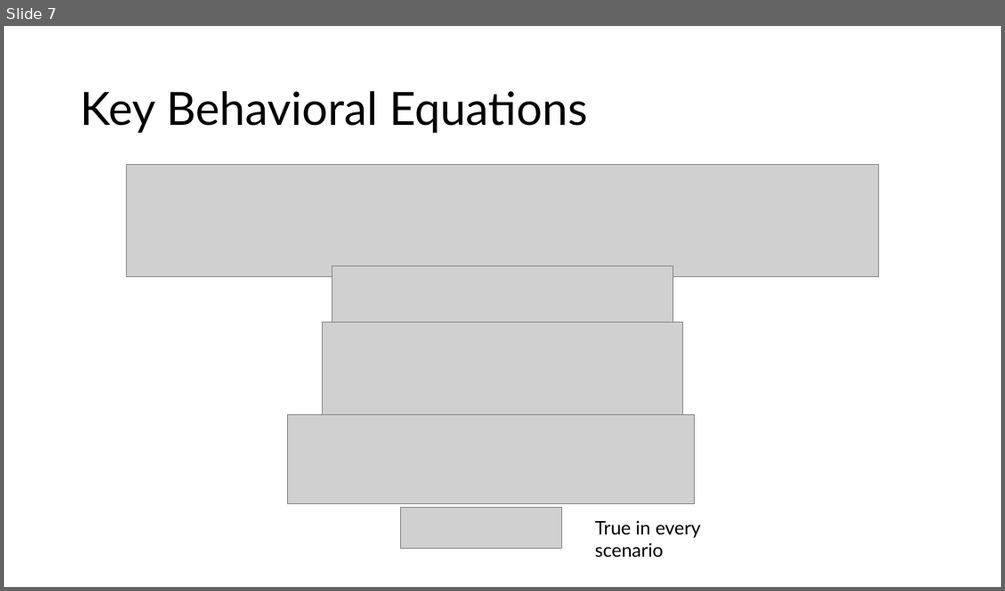
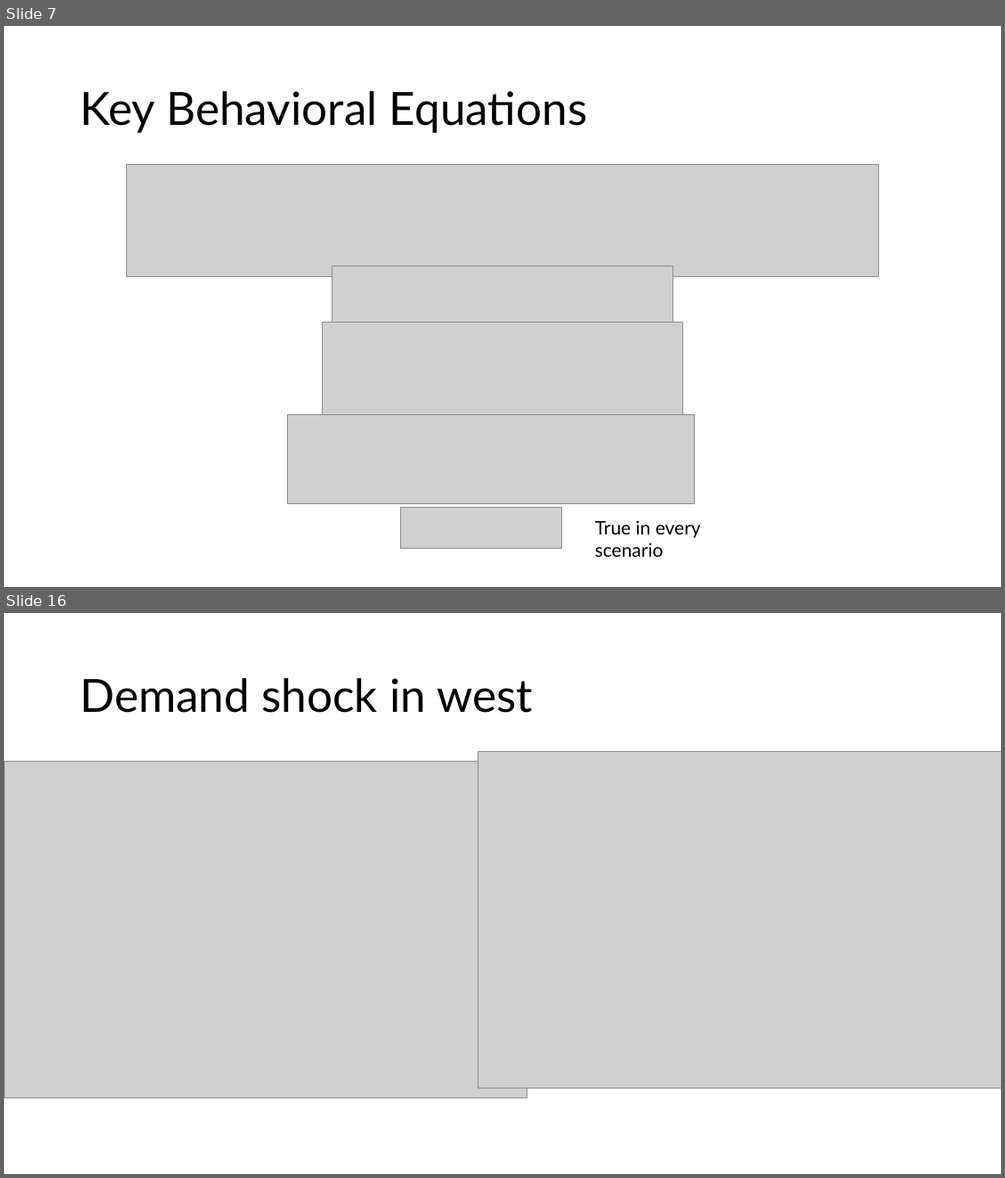
Before and after one commit to xcnecon/sfc, a slide deck: FinalPre.pptx. Shown one above the other, each under a label of ours: slide 7 before the commit, slides 7 and 16 after it; the slides between them are not shown. The pictures are 1005x591 and 1005x1178 pixels, drawn with LibreOffice and Linux fonts; fonts in the diff are those of the drawing; grey boxes stand for pictures. Boxes give left, top, right and bottom in pixels: in the first picture for what was removed or moved away, otherwise in the second. Text is boxed around its words. In the diff, an @@ line names an element or a change of style, - is before the commit and + after.

```diff
--- a/FinalPre.pptx
+++ b/FinalPre.pptx
@@ slide 16 added at (x1=4, y1=613, x2=1001, y2=1174), background #FFFFFF @@
@@ title added at (x1=80, y1=678, x2=533, y2=713), 44 pt, text #000000 @@
+Demand shock in west
@@ picture added at (x1=4, y1=762, x2=527, y2=1098) @@
@@ picture added at (x1=477, y1=751, x2=1001, y2=1088) @@
```
Also in this commit, not shown: 2 slides changed, 17 other slides added, 4 other files.
